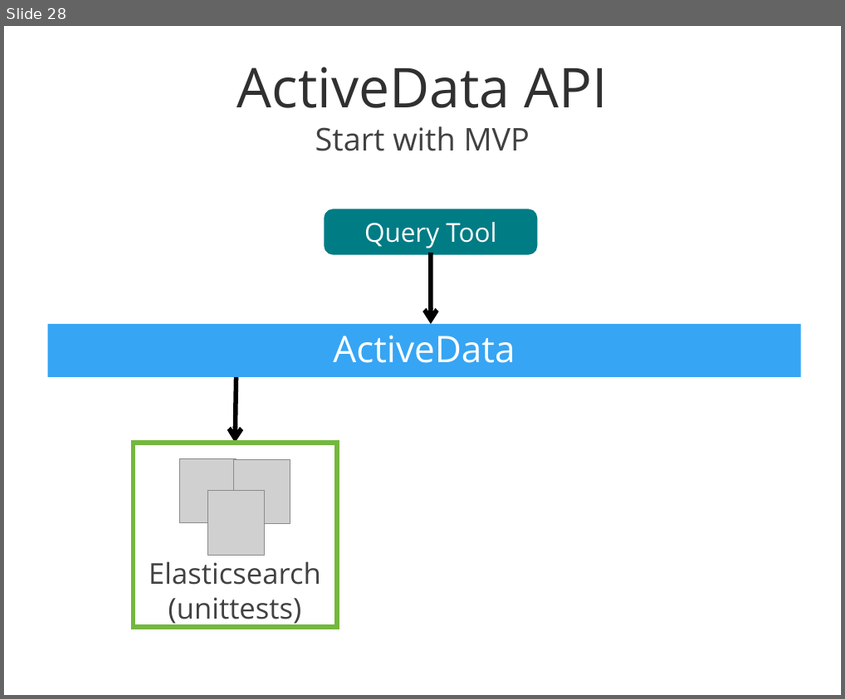
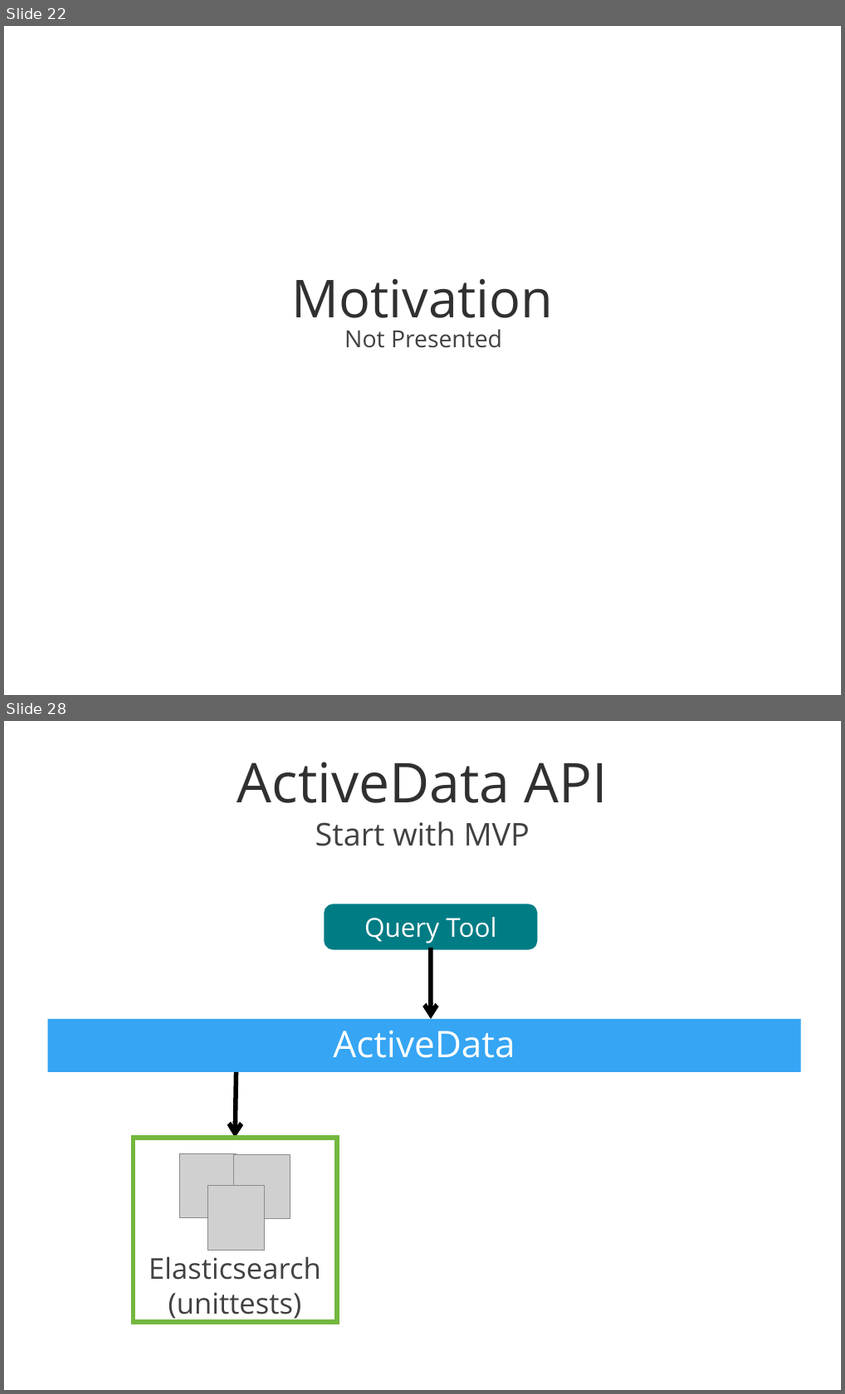
Before and after one commit to mozilla/ActiveData, a slide deck: docs/ActiveData Summary 150323.ppt. Shown one above the other, each under a label of ours: slide 28 before the commit, slides 22 and 28 after it; the slides between them are not shown. The pictures are 845x699 and 845x1394 pixels, drawn with LibreOffice and Linux fonts; fonts in the diff are those of the drawing; grey boxes stand for pictures; background and template pictures are left out. Boxes give left, top, right and bottom in pixels: in the first picture for what was removed or moved away, otherwise in the second. Text is boxed around its words. In the diff, an @@ line names an element or a change of style, - is before the commit and + after.

```diff
--- a/docs/ActiveData Summary 150323.ppt
+++ b/docs/ActiveData Summary 150323.ppt
@@ slide 22 added at [4, 26, 841, 695], background picture (left out) @@
@@ title added at [292, 279, 553, 331], 80 pt, text #2F302F @@
+Motivation
@@ text added at [344, 329, 502, 348], 36 pt, text #414141 @@
+Not Presented
```
Also in this commit, not shown: 6 slides changed, 1 other slide added, 2 slides removed, 2 other files.
